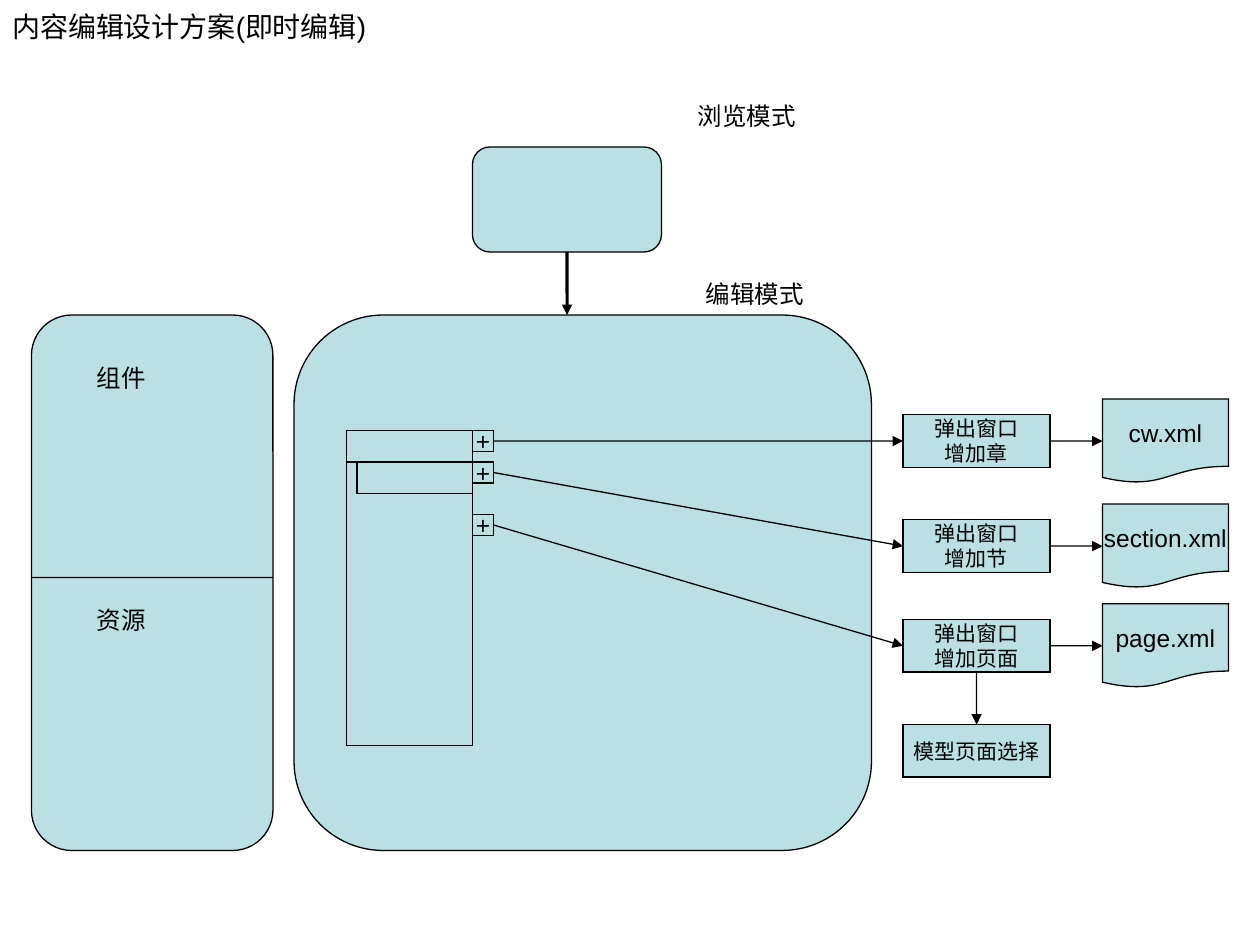
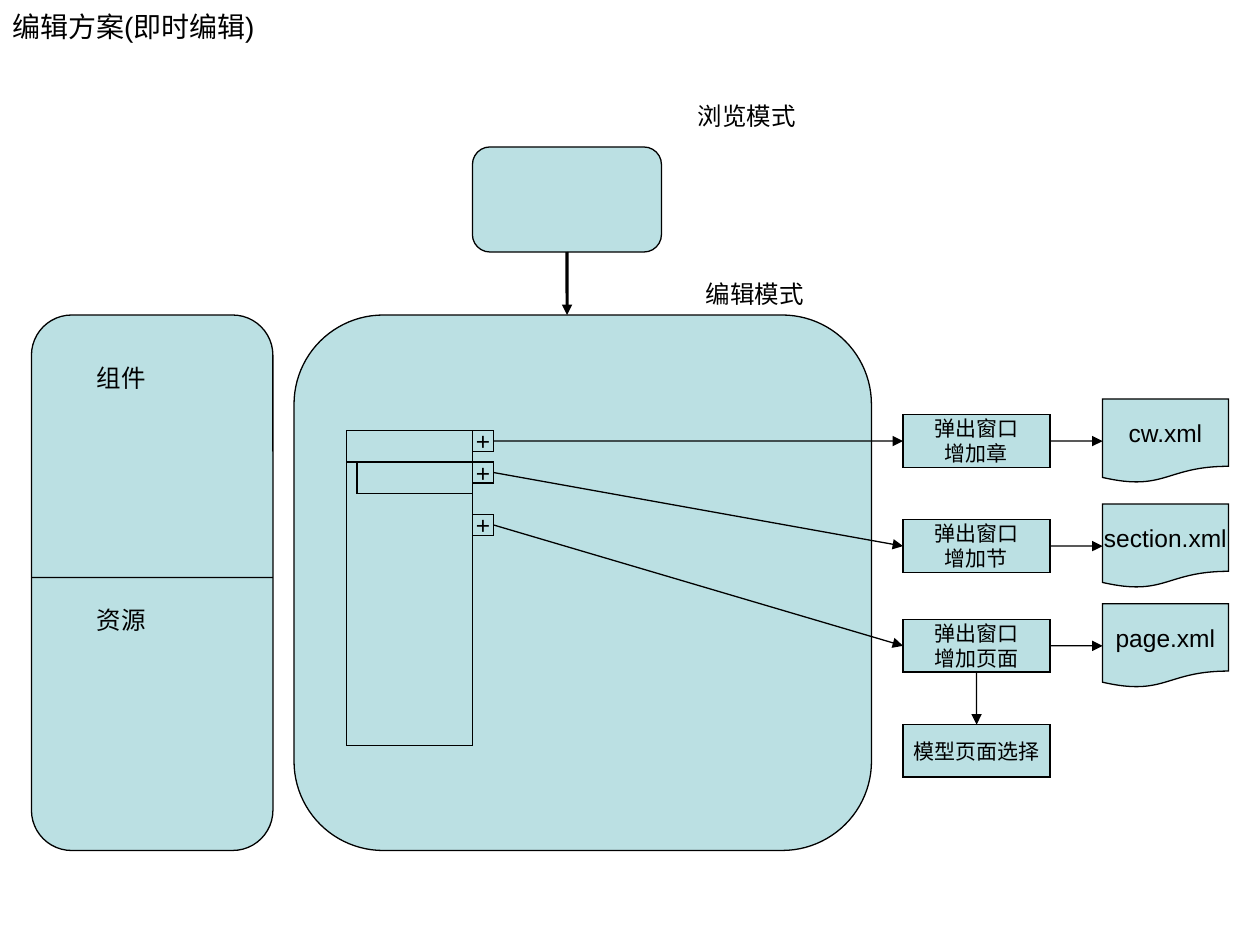
Before and after one commit to myedlt/myflash, a slide deck: slide 13 of docu/CWArch/课件模型.ppt (slide 10 before the commit). Drawn at 1260x945 pixels with LibreOffice and Linux fonts; fonts in the diff are those of the drawing. Boxes give left, top, right and bottom in pixels: in the first picture for what was removed or moved away, otherwise in the second. Text is boxed around its words. In the diff, an @@ line names an element or a change of style, - is before the commit and + after.

```diff
--- a/docu/CWArch/课件模型.ppt
+++ b/docu/CWArch/课件模型.ppt
@@ title at <box>12,13,254,43</box>: text changed @@
-内容编辑设计方案(即时编辑)
+编辑方案(即时编辑)
```
Also in this commit, not shown: 4 other slides changed, 4 slides added, 2 other files.
